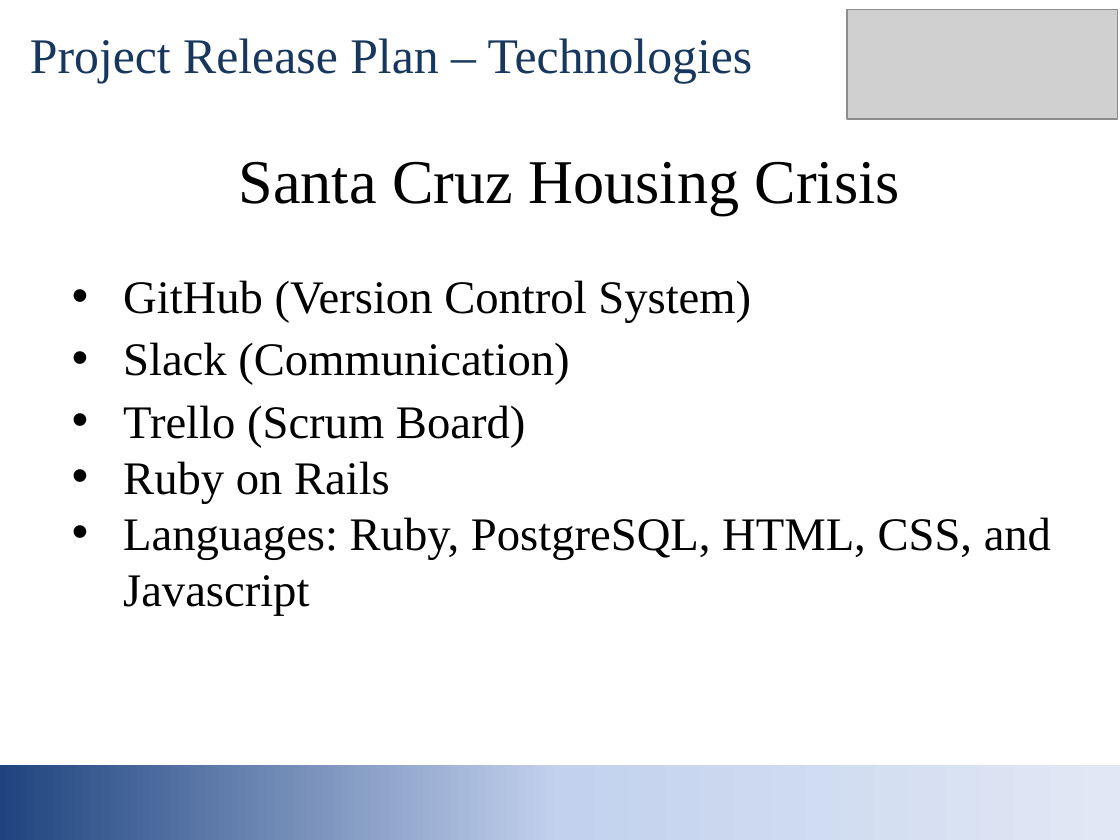
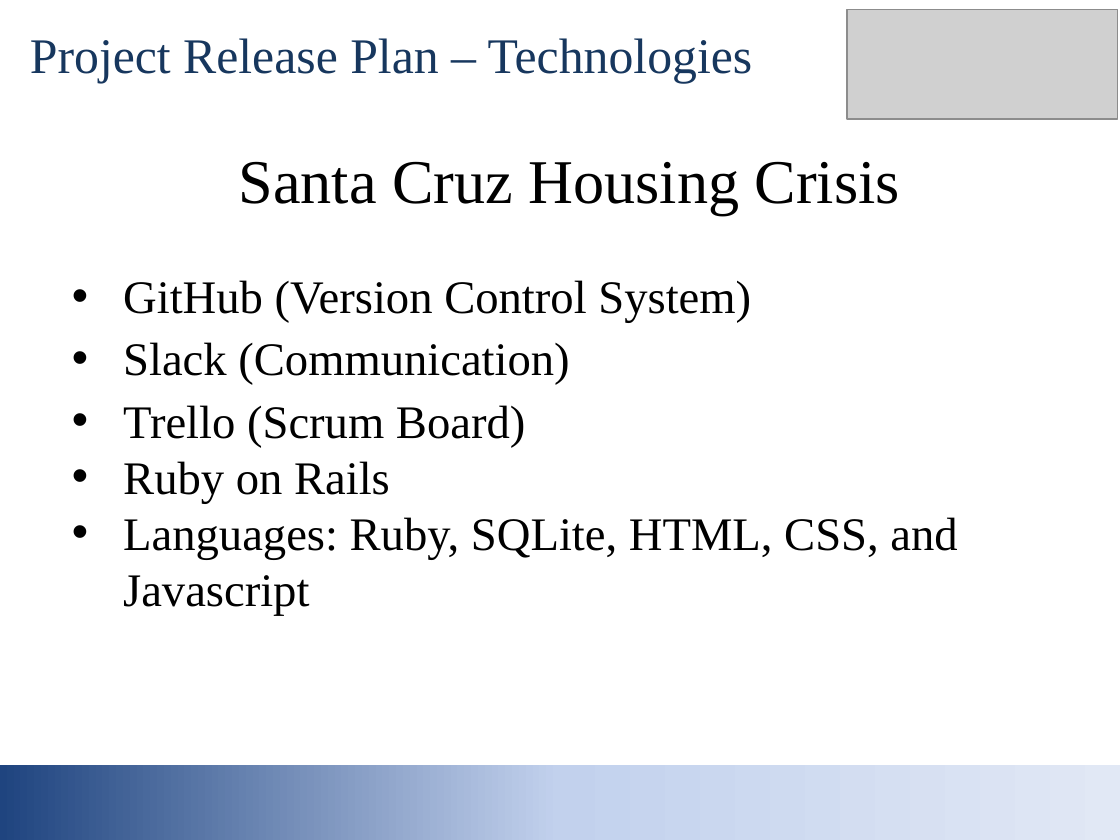
Before and after one commit to ccasil/SCHousingCrisis, a slide deck: slide 8 of Documents/Sprint 1/Santa Cruz Housing Crisis.pptx. Drawn at 1120x840 pixels with LibreOffice and Linux fonts; fonts in the diff are those of the drawing; grey boxes stand for pictures. Boxes give left, top, right and bottom in pixels: in the first picture for what was removed or moved away, otherwise in the second. Text is boxed around its words. In the diff, an @@ line names an element or a change of style, - is before the commit and + after.

```diff
--- a/Documents/Sprint 1/Santa Cruz Housing Crisis.pptx
+++ b/Documents/Sprint 1/Santa Cruz Housing Crisis.pptx
@@ text at <box>123,517,957,615</box>: text changed @@
-• Languages: Ruby, PostgreSQL, HTML, CSS, and Javascript
+• Languages: Ruby, SQLite, HTML, CSS, and Javascript
```
Also in this commit, not shown: 2 other files.
